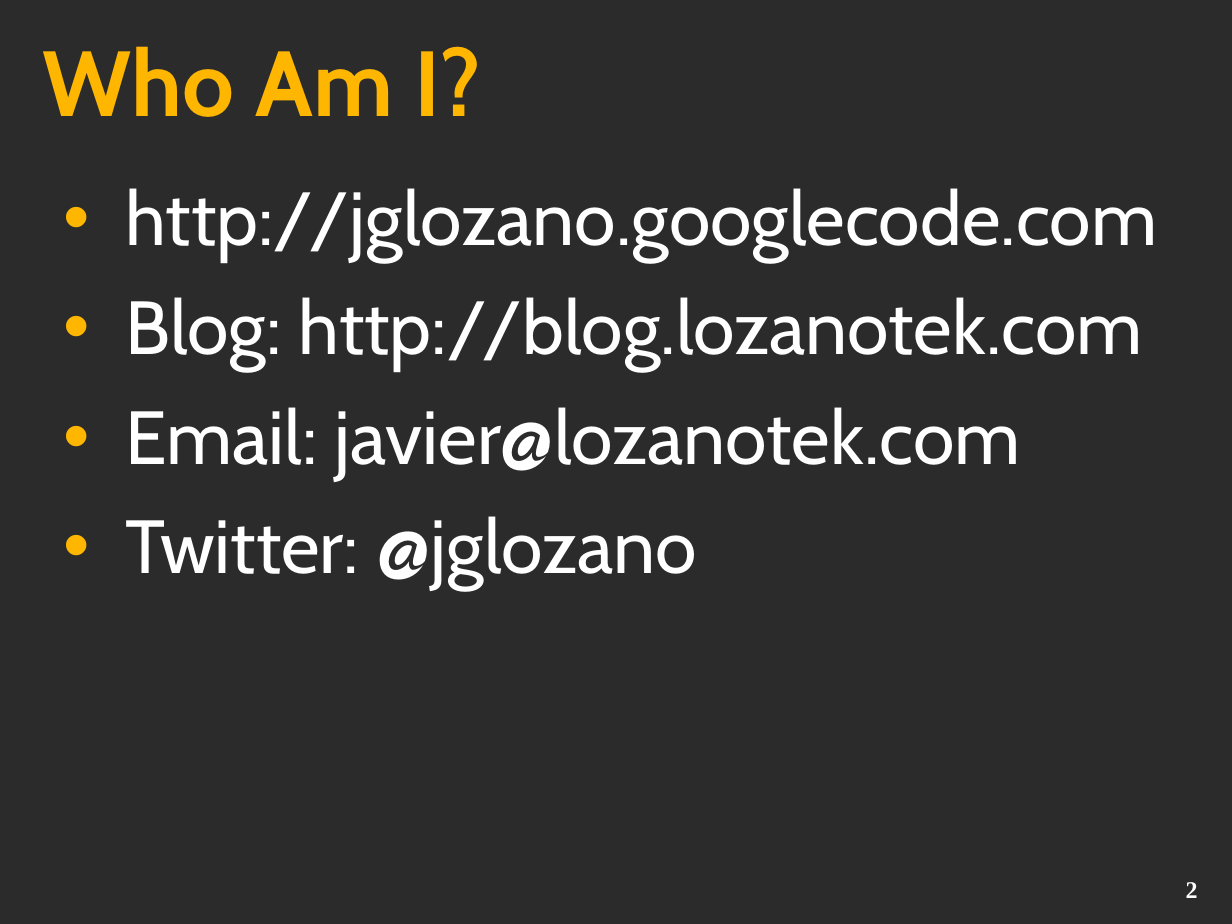
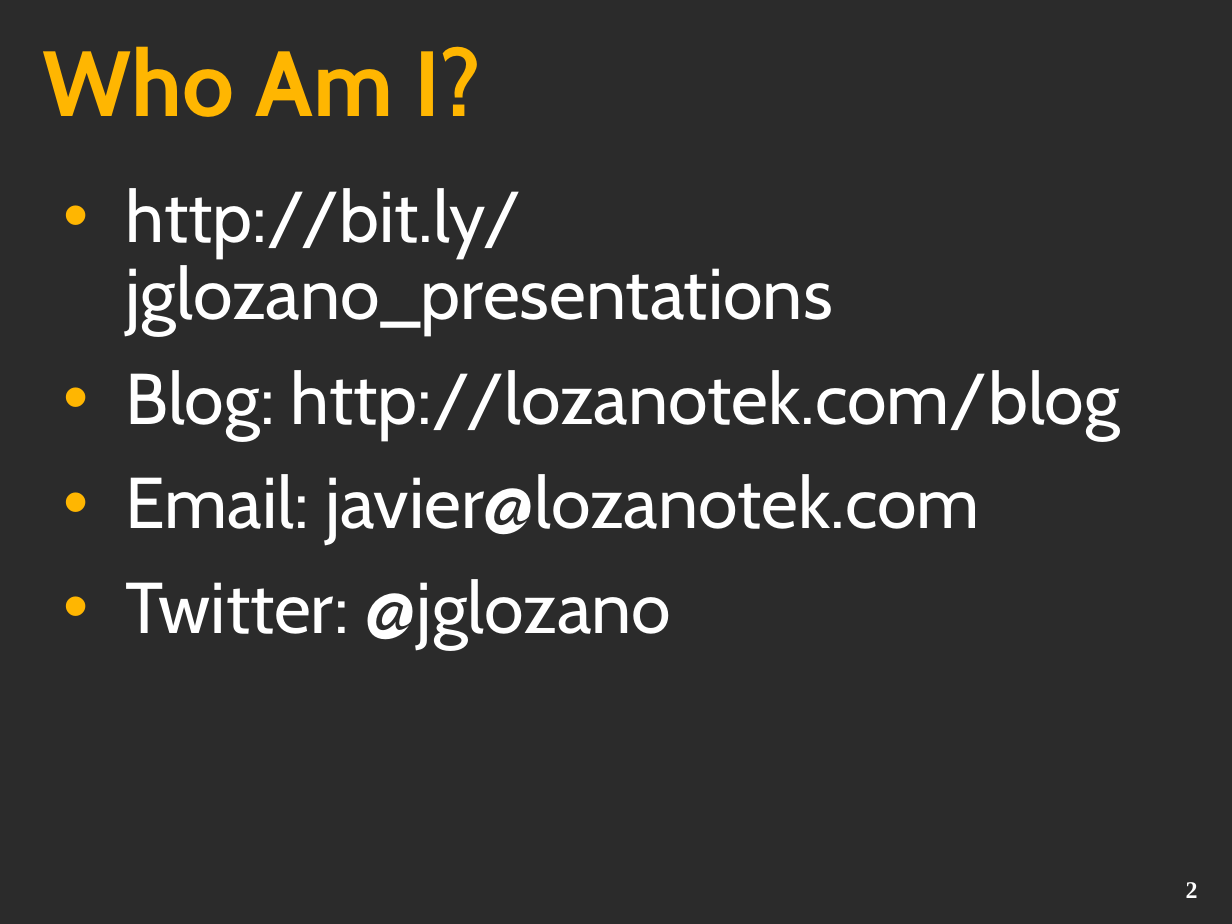
Before and after one commit to jglozano/presentations, a slide deck: slide 2 of MVCOpenSource/opensource.ppt. Drawn at 1232x924 pixels with LibreOffice and Linux fonts; fonts in the diff are those of the drawing; background and template pictures are left out; a plain dark background stands for a picture behind light text. Boxes give left, top, right and bottom in pixels: in the first picture for what was removed or moved away, otherwise in the second. Text is boxed around its words. In the diff, an @@ line names an element or a change of style, - is before the commit and + after.

```diff
--- a/MVCOpenSource/opensource.ppt
+++ b/MVCOpenSource/opensource.ppt
@@ text at (126, 188, 1120, 440): text changed; size 44 to 42 pt @@
-• http://jglozano.googlecode.com
-• Blog: http://blog.lozanotek.com
+• http://bit.ly/jglozano_presentations
+• Blog: http://lozanotek.com/blog
@@ text at (126, 474, 979, 649): size 44 to 42 pt in "Email: javier@lozanotek.com", "Twitter: @jglozano" @@
```
Also in this commit, not shown: 1 other slide changed, 1 slide added, 1 slide removed.
